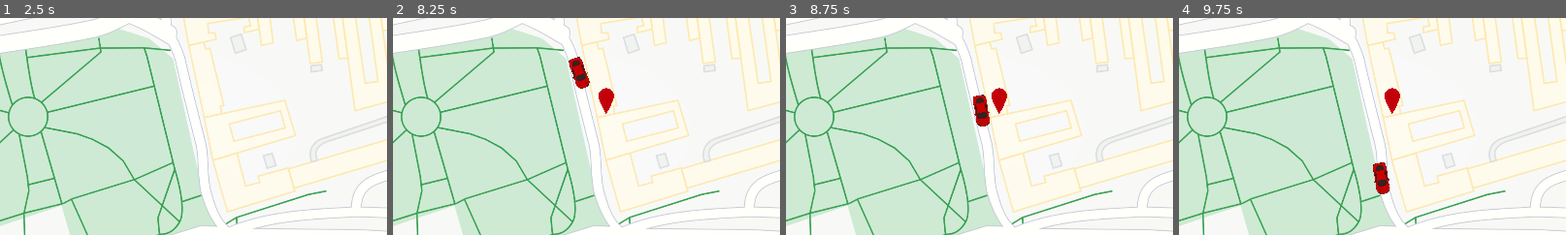
Above: before the commit, frames 1-4 (left to right).
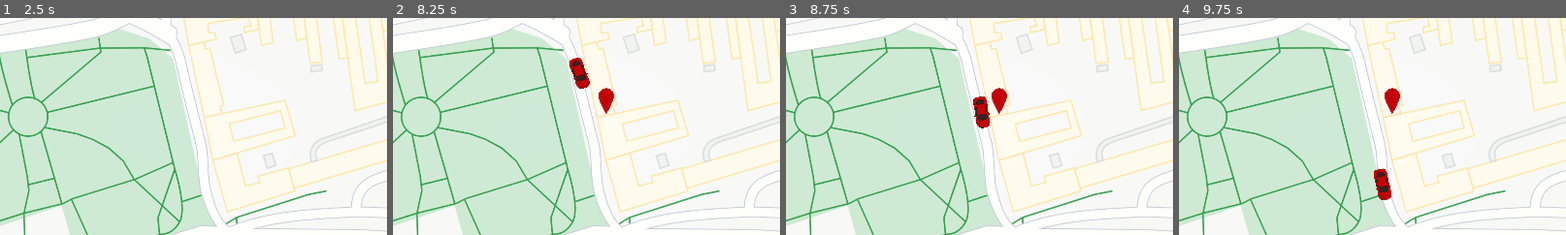
Above: after the commit, the same moments.

Repository: Seventyy/SmallProgrammingProjects
Game: Godot game, scene res://main.tscn
Two runs of this game, one before a commit and one after it. Both use one fixed random seed, a clock stepped at 60 frames per second and the inputs below.
Inputs:
- Up to frame 1 (2.5 s): no input
- Up to frame 2 (8.25 s): no input
- Up to frame 3 (8.75 s): no input
- Up to frame 4 (9.75 s): no input
The pictures show only the part of the screen within x 31-81%, y 24-74%; the shares and areas given below are measured in that part.

Frame 1 is identical in both runs. In frame 2, less than 0.1% of the frame differs, in the area x 45-51%, y 17-33%; in frame 3, 0.2%; in frame 4, 0.5%, in the area x 50-55%, y 66-84%.

Commit message:
chyba git 2

Diff:
--- a/computer_graphics_task_3/main.tscn
+++ b/computer_graphics_task_3/main.tscn
@@ -21,6 +21,7 @@
 [sub_resource type="Animation" id="Animation_23j0f"]
 resource_name = "main_animation"
 length = 20.0
+step = 1.0
 tracks/0/type = "bezier"
 tracks/0/imported = false
 tracks/0/enabled = true
@@ -28,9 +29,9 @@
 tracks/0/interp = 1
 tracks/0/loop_wrap = true
 tracks/0/keys = {
-"handle_modes": PackedInt32Array(0, 2, 0),
-"points": PackedFloat32Array(0.51, -0.25, 0, 0.3, 1.91258, 1.53954, -0.4, -0.286856, 1.05785, 0.758625, 4.96934, -1.1, -1.27214, 0.25, 0),
-"times": PackedFloat32Array(0, 0.8, 2.5)
+"handle_modes": PackedInt32Array(0, 2, 0, 0, 0, 0),
+"points": PackedFloat32Array(0.51, -0.25, 0, 0.3, 1.91258, 1.53954, -0.4, -0.286856, 1.05785, 0.758625, 4.96934, -1.1, -1.27214, 0.25, 0, 5, -0.25, 0, 2.15007, -0.0931768, 0.926343, -0.599861, 0.990555, 0.15007, -0.247812, 0.501, -0.25, 0, 0.25, 0),
+"times": PackedFloat32Array(0, 0.8, 2.5, 14.9, 19.2, 19.9)
 }
 tracks/1/type = "bezier"
 tracks/1/imported = false
@@ -50,9 +51,9 @@
 tracks/2/interp = 1
 tracks/2/loop_wrap = true
 tracks/2/keys = {
-"handle_modes": PackedInt32Array(0, 2, 2, 2, 2, 2, 2, 2, 2, 2, 0, 0),
-"points": PackedFloat32Array(0, -0.25, 0, 0.25, 0, 0.278055, …(428 unchanged characters)… 0.78394, -0.028914, 0.425591, 0.015697, 1, -0.574409, 0.0010308, 0.25, 0, 1, -0.25, 0, 0.25, 0),
-"times": PackedFloat32Array(0, 4.1, 4.7, 6, 7.9, 10.9, 12.8, 15.3, 16.4, 18.5, 20, 20.1)
+"handle_modes": PackedInt32Array(0, 2, 2, 2, 2, 0, 0, 0, 0, 0, 0, 0, 0, 0),
+"points": PackedFloat32Array(0, -0.25, 0, 0.25, 0, 0.278055, …(428 unchanged characters)… 0.78394, -0.028914, 0.425591, 0.015697, 0.998508, -0.25, 0, 0.25, 0, 0.99946, -0.25, 0, 0.25, 0, 1, -0.574409, 0.0010308, 0.25, 0, 1, -0.25, 0, 0.25, 0),
+"times": PackedFloat32Array(0, 4.1, 4.7, 6, 7.9, 10.7, 11.9, 14, 14.9, 17, 18.4493, 18.4667, 18.5, 18.6)
 }
 tracks/3/type = "value"
 tracks/3/imported = false
@@ -171,8 +172,12 @@
 }]
 }
 
+[sub_resource type="Animation" id="Animation_r1ko8"]
+length = 0.001
+
 [sub_resource type="AnimationLibrary" id="AnimationLibrary_y6ony"]
 _data = {
+"RESET": SubResource("Animation_r1ko8"),
 "main_animation": SubResource("Animation_23j0f")
 }
 
@@ -191,8 +196,9 @@
 curve = SubResource("Curve2D_v6tww")
 
 [node name="PathFollow2D" type="PathFollow2D" parent="Path2D"]
-position = Vector2(43, 404)
-rotation = -0.152348
+position = Vector2(1709, 604)
+rotation = -0.315798
+progress = 2409.91
 
 [node name="Car" type="Sprite2D" parent="Path2D/PathFollow2D"]
 scale = Vector2(0.13, 0.13)
@@ -206,24 +212,24 @@
 
 [node name="FirstPoint" type="Polygon2D" parent="."]
 position = Vector2(483, 179)
-scale = Vector2(1e-05, 1e-05)
 color = Color(0.768627, 0, 0.0431373, 1)
-polygon = PackedVector2Array(0, -20, 10, -17.3205, 17.3205, -10, 20, 8.74228e-07, 17.3205, 10, 10, 17.3205, -1.74846e-06, 20, -10, 17.3205, -17.3205, 10, -20, -2.38498e-07, -17.3205, -10, -10, -17.3205)
+polygon = PackedVector2Array(0, -20, 10, -17.3205, 17.3205, -10, 20, 8.74228e-07, 17.3205, 10, 10, 27.3205, -1.74846e-06, 45, -10, 27.3205, -17.3205, 10, -20, -2.38498e-07, -17.3205, -10, -10, -17.3205)
 script = ExtResource("3_p21pb")
+progress = 25.0
 
 [node name="SecondPoint" type="Polygon2D" parent="."]
 position = Vector2(1117, 456)
-scale = Vector2(1e-05, 1e-05)
 color = Color(0.768627, 0, 0.0431373, 1)
-polygon = PackedVector2Array(0, -20, 10, -17.3205, 17.3205, -10, 20, 8.74228e-07, 17.3205, 10, 10, 17.3205, -1.74846e-06, 20, -10, 17.3205, -17.3205, 10, -20, -2.38498e-07, -17.3205, -10, -10, -17.3205)
+polygon = PackedVector2Array(0, -20, 10, -17.3205, 17.3205, -10, 20, 8.74228e-07, 17.3205, 10, 10, 27.3205, -1.74846e-06, 45, -10, 27.3205, -17.3205, 10, -20, -2.38498e-07, -17.3205, -10, -10, -17.3205)
 script = ExtResource("3_p21pb")
+progress = 25.0
 
 [node name="ThirdPoint" type="Polygon2D" parent="."]
 position = Vector2(1700, 537)
-scale = Vector2(1e-05, 1e-05)
 color = Color(0.768627, 0, 0.0431373, 1)
-polygon = PackedVector2Array(0, -20, 10, -17.3205, 17.3205, -10, 20, 8.74228e-07, 17.3205, 10, 10, 17.3205, -1.74846e-06, 20, -10, 17.3205, -17.3205, 10, -20, -2.38498e-07, -17.3205, -10, -10, -17.3205)
+polygon = PackedVector2Array(0, -20, 10, -17.3205, 17.3205, -10, 20, 8.74228e-07, 17.3205, 10, 10, 27.3205, -1.74846e-06, 45, -10, 27.3205, -17.3205, 10, -20, -2.38498e-07, -17.3205, -10, -10, -17.3205)
 script = ExtResource("3_p21pb")
+progress = 25.0
 
 [node name="VignetteMask" type="Sprite2D" parent="."]
 material = SubResource("CanvasItemMaterial_kqwbq")
--- a/computer_graphics_task_3/vignette_mask.tres
+++ b/computer_graphics_task_3/vignette_mask.tres
@@ -10,4 +10,4 @@
 height = 1080
 fill = 1
 fill_from = Vector2(0.5, 0.5)
-fill_to = Vector2(0.51, 0.5)
+fill_to = Vector2(0.501, 0.5)
Not shown: 1 places in computer_graphics_task_3/main.tscn that only renumber resources
Not shown, changed: computer_graphics_task_3/movie.avi
